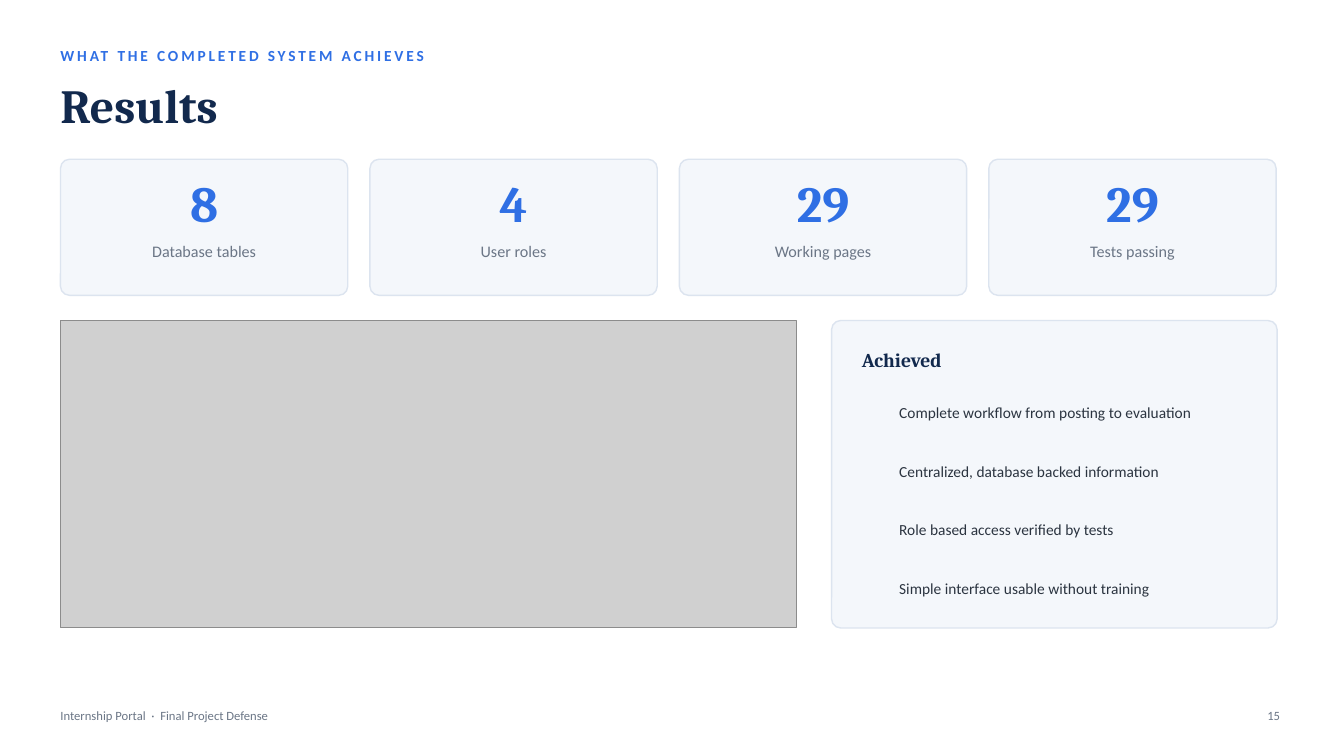
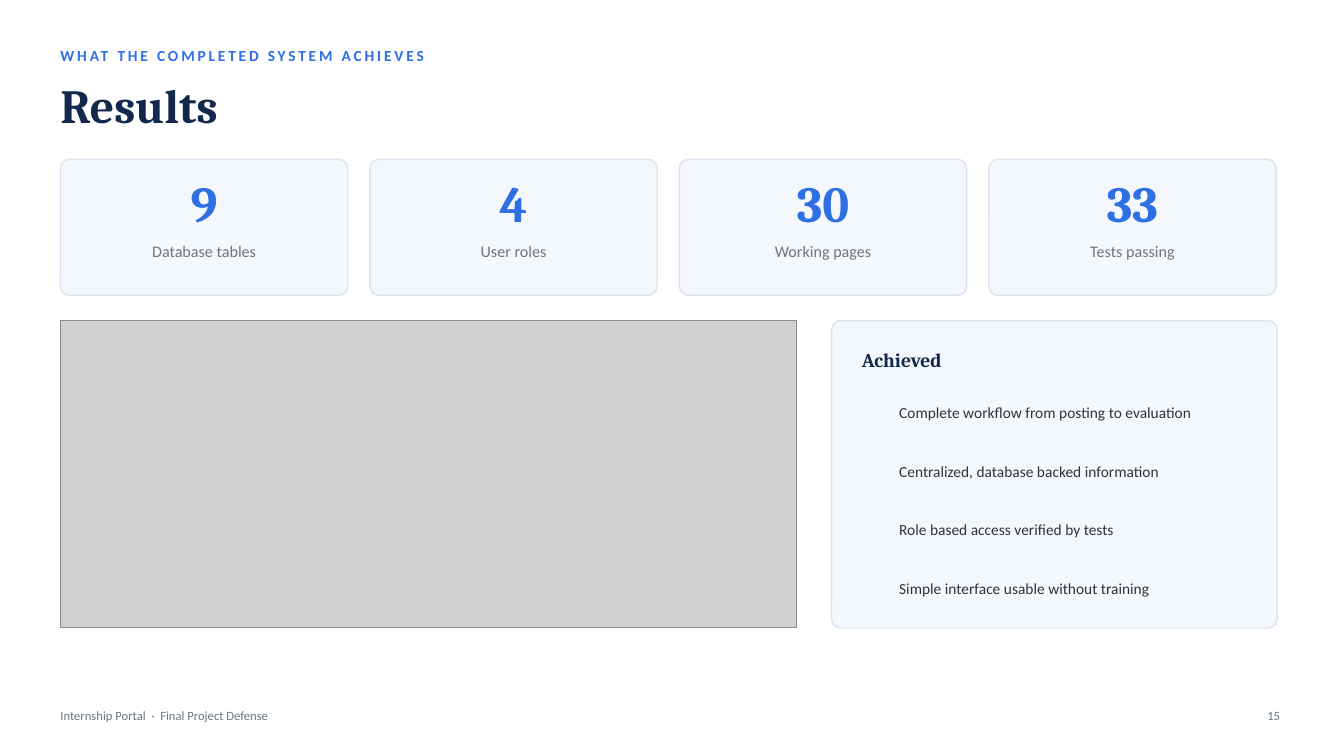
Before and after one commit to RamSinghKarki/Internship_Portal, a slide deck: slide 15 of docs/Final_Defense_Presentation.pptx. Drawn at 1344x756 pixels with LibreOffice and Linux fonts; fonts in the diff are those of the drawing; grey boxes stand for pictures; background and template pictures are left out. Boxes give left, top, right and bottom in pixels: in the first picture for what was removed or moved away, otherwise in the second. Text is boxed around its words. In the diff, an @@ line names an element or a change of style, - is before the commit and + after.

```diff
--- a/docs/Final_Defense_Presentation.pptx
+++ b/docs/Final_Defense_Presentation.pptx
@@ text at (x1=191, y1=188, x2=218, y2=223): text changed @@
-8
+9
@@ text at (x1=797, y1=188, x2=849, y2=223): text changed @@
-29
+30
@@ text at (x1=1107, y1=188, x2=1158, y2=223): text changed @@
-29
+33
```
Also in this commit, not shown: 8 other slides changed, 12 other files.
